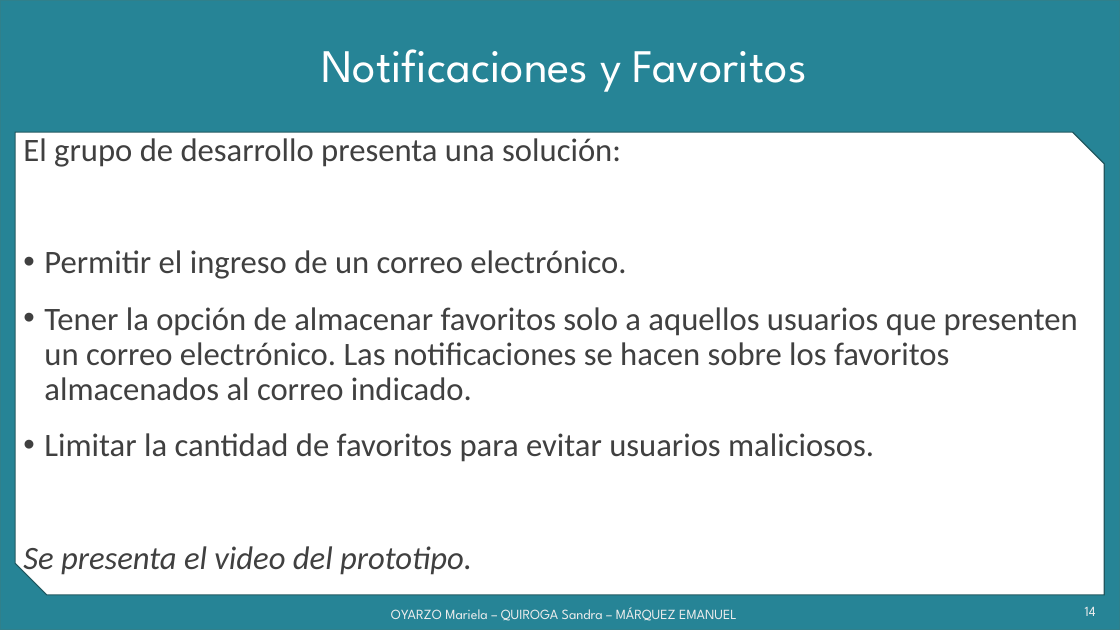
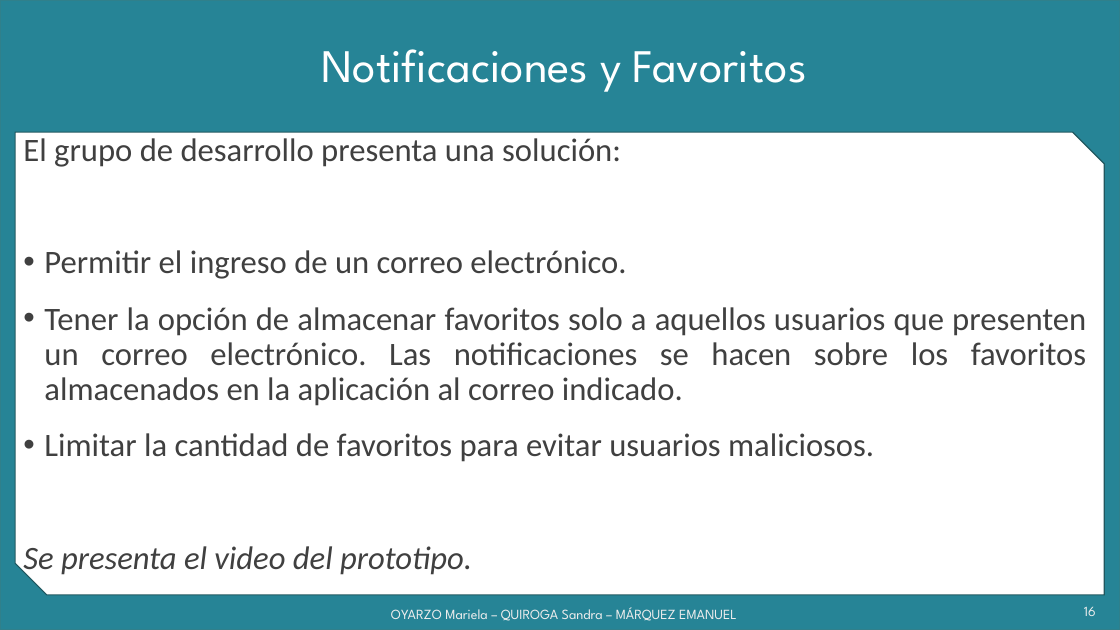
Before and after one commit to grupoyenu/yenu, a slide deck: slide 16 of 08. Presentaciones/Presentación 9 - 31.08.18.pptx (slide 14 before the commit). Drawn at 1120x630 pixels with LibreOffice and Linux fonts; fonts in the diff are those of the drawing; background and template pictures are left out. Boxes give left, top, right and bottom in pixels: in the first picture for what was removed or moved away, otherwise in the second. Text is boxed around its words. In the diff, an @@ line names an element or a change of style, - is before the commit and + after.

```diff
--- a/08. Presentaciones/Presentación 9 - 31.08.18.pptx
+++ b/08. Presentaciones/Presentación 9 - 31.08.18.pptx
@@ text at [44,250,874,462]: alignment left to justified @@
@@ text at [44,307,1086,406]: text changed @@
-• Tener la opción de almacenar favoritos solo a aquellos usuarios que presenten un correo electrónico. Las notificaciones se hacen sobre los favoritos almacenados al correo indicado.
+• Tener la opción de almacenar favoritos solo a aquellos usuarios que presenten un correo electrónico. Las notificaciones se hacen sobre los favoritos almacenados en la aplicación al correo indicado.
@@ page number at [1084,607,1096,616]: text changed @@
-14
+16
```
Also in this commit, not shown: 10 other slides changed, 2 slides added.
